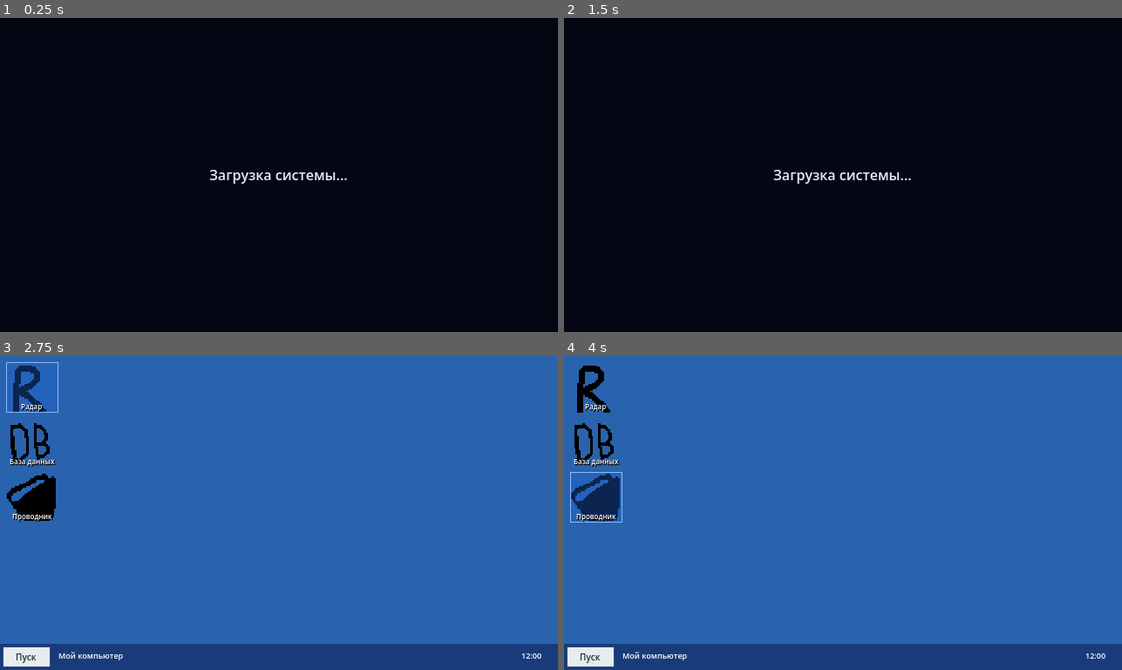
Above: before the commit, frames 1-4 (two rows, left to right).
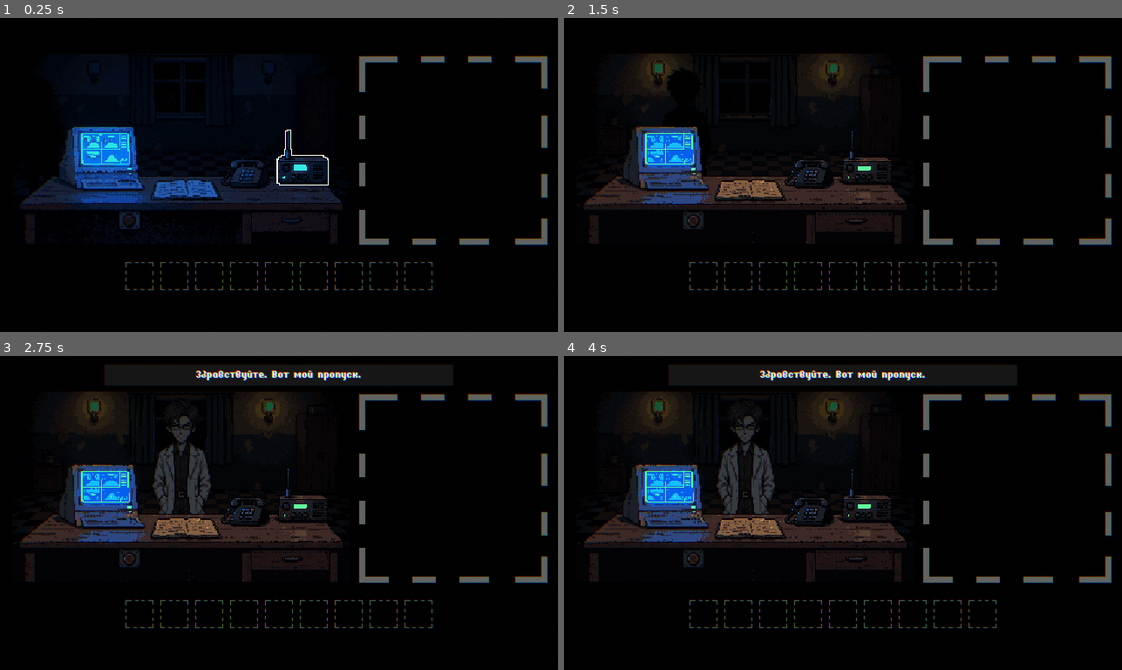
Above: after the commit, the same moments.

Repository: Blyaprint/StudakPlease
Game: Godot game, scene res://scenes/main.tscn
Two runs of this game, one before a commit and one after it. Both use one fixed random seed, a clock stepped at 60 frames per second and the inputs below.
Inputs (mouse positions are in pixels of both pictures, inside the frame that each line leads up to):
- Up to frame 1 (0.25 s): no input
- Up to frame 2 (1.5 s): tap Enter at 0.5 s; move the mouse to (965, 159) at 0.52 s; tap L at 0.6 s; click (965, 159) at 0.67 s; tap Space at 0.77 s; drag from (731, 190) to (815, 237) at 1.27 s
- Up to frame 3 (2.75 s): click (33, 387) at 2 s, where only the run before the commit has a clickable "Радар"
- Up to frame 4 (4 s): click (597, 443) at 2.75 s, where only the run before the commit has a clickable "База данных"; click (597, 497) at 3.5 s, where only the run before the commit has a clickable "Проводник"

The runs differ from the first frame. In frame 1, 9.3% of the frame differs, in the area x 3-99%, y 11-87%; in frame 2, 12%; in frame 3, 99%; in frame 4, 99%, in the area x 0-100%, y 0-100%.

Commit message:
Open PC only on monitor interaction

Diff:
--- a/scripts/pc_ui.gd
+++ b/scripts/pc_ui.gd
@@ -17,8 +17,13 @@
 # Для перетаскивания окон
 var dragging_window: Control = null
 var drag_offset: Vector2 = Vector2.ZERO
+var is_open: bool = false
+var boot_tween: Tween = null
 
 func _ready() -> void:
+	add_to_group("pc_ui")
+	visible = false
+
 	# Слой окон визуально находится над рабочим столом, но сам не перехватывает клики.
 	window_layer.mouse_filter = Control.MOUSE_FILTER_IGNORE
 
@@ -42,17 +47,40 @@
 			icon.mouse_filter = Control.MOUSE_FILTER_STOP
 			icon.button_down.connect(_on_icon_down.bind(icon))
 
-	# Запускаем загрузку
+	# Компьютер включается только после взаимодействия с монитором.
 	desktop.visible = false
+	boot_screen.visible = false
+
+func open_pc() -> void:
+	if is_open:
+		return
+
+	is_open = true
+	visible = true
 	boot_screen.visible = true
+	desktop.visible = false
 	boot_text.text = "Загрузка системы..."
 
-	var tween = create_tween()
-	tween.tween_interval(1.5)
-	tween.tween_callback(func():
+	if boot_tween and boot_tween.is_running():
+		boot_tween.kill()
+	boot_tween = create_tween()
+	boot_tween.tween_interval(1.5)
+	boot_tween.tween_callback(func():
+		if not is_open:
+			return
 		boot_screen.visible = false
 		desktop.visible = true
 	)
+
+func close_pc() -> void:
+	if not is_open:
+		return
+
+	is_open = false
+	if boot_tween and boot_tween.is_running():
+		boot_tween.kill()
+	dragging_window = null
+	visible = false
 
 # --- КЛИКИ ПО ИКОНКАМ ---
 func _on_icon_down(icon: TextureButton) -> void:
